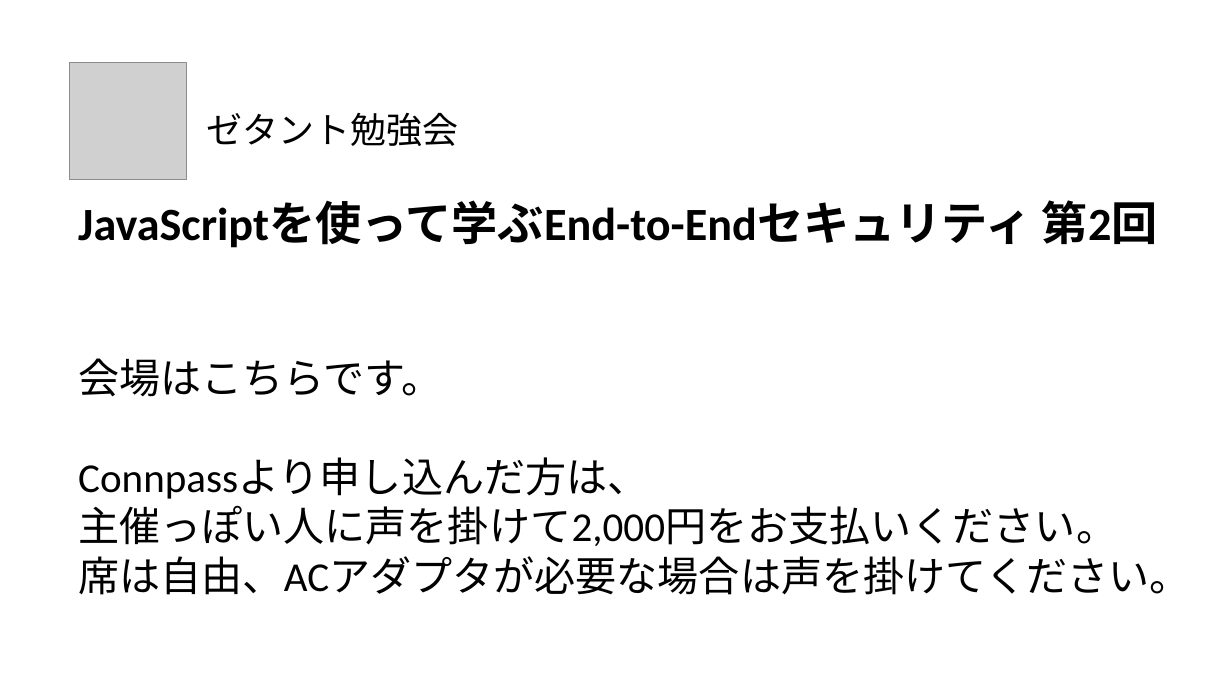
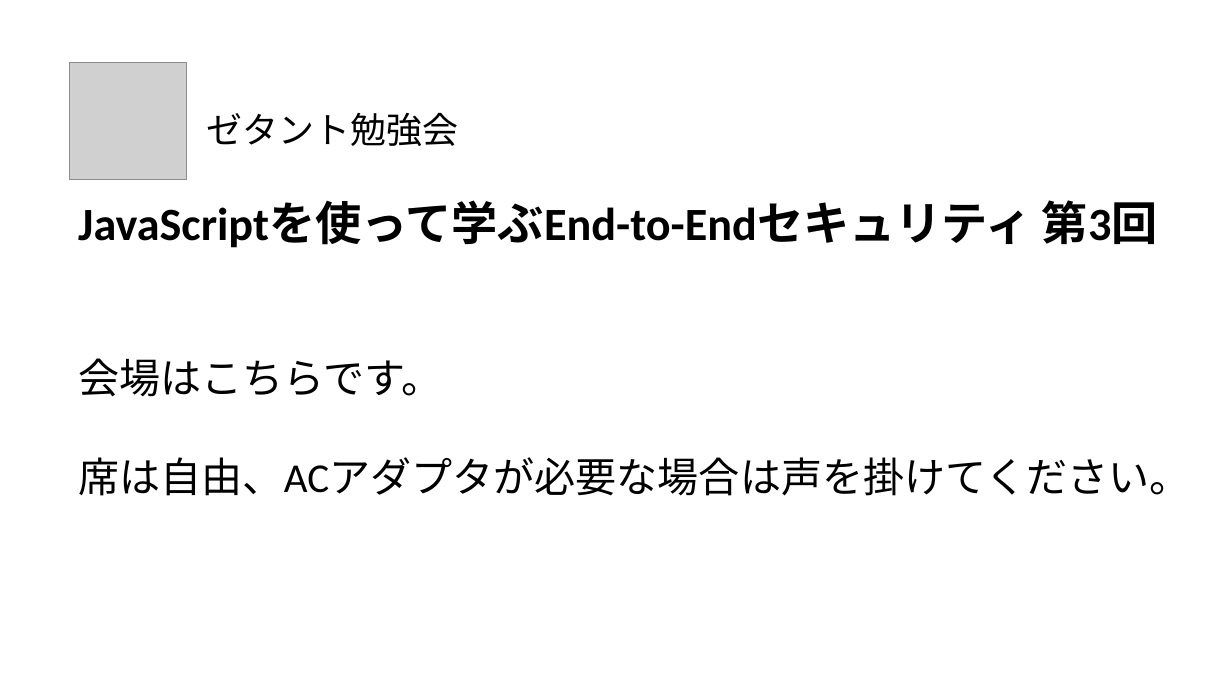
Before and after one commit to junkurihara/class-e2e_security_js, a slide deck: slide 1 of chirashi.pptx. Drawn at 1232x693 pixels with LibreOffice and Linux fonts; fonts in the diff are those of the drawing; grey boxes stand for pictures. Boxes give left, top, right and bottom in pixels: in the first picture for what was removed or moved away, otherwise in the second. Text is boxed around its words. In the diff, an @@ line names an element or a change of style, - is before the commit and + after.

```diff
--- a/chirashi.pptx
+++ b/chirashi.pptx
@@ text at [78, 200, 1158, 248]: text changed @@
-JavaScriptを使って学ぶEnd-to-Endセキュリティ 第2回
+JavaScriptを使って学ぶEnd-to-Endセキュリティ 第3回
@@ text at [78, 458, 1117, 546]: paragraphs removed @@
-Connpassより申し込んだ方は、
-主催っぽい人に声を掛けて2,000円をお支払いください。
```
Also in this commit, not shown: 1 other slide changed, 1 slide added.
